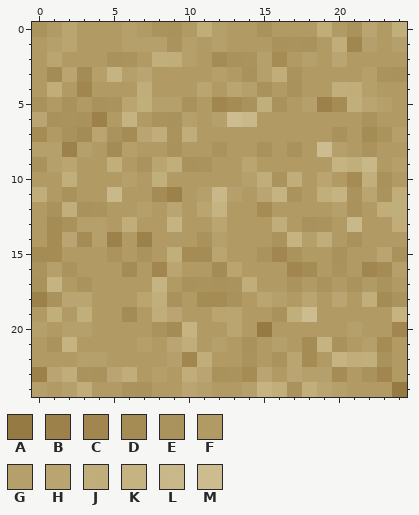
Pixel-art sprite, stored at res/sand.png. Above: the version before the commit.
The file is 50x50 pixels, drawn in blocks of 2x2; one block is one cell here. Colours within 5 levels of each other are drawn and written as one.
Palette (. is transparent): A #997c43f7  B #9f834af7  C #a4894ff7  D #a88e55f7  E #ad955cf7  F #b59d65f7  G #b9a26bf7  H #bea772f7  J #c4b17cf7  K #c9b784f7  L #cdbc8bf7  M #d2c091f7
New version:
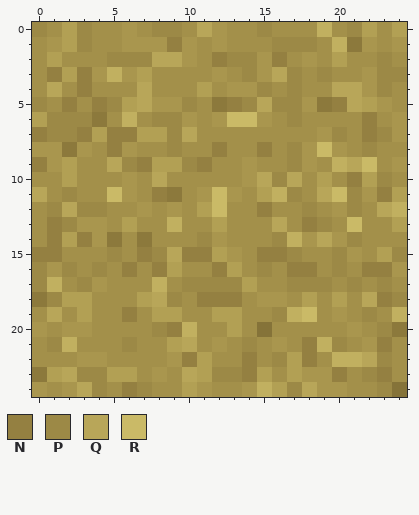
Colours new in this view: N #948041  P #9c8946  Q #b8a659  R #caba67
Changes in this commit:
@@ palette @@
-A #997c43f7
+A #857339
-B #9f834af7
+B #8c793c
-F #b59d65f7
+F #a3904a
-G #b9a26bf7
+G #a9964e
-H #bea772f7
+H #b2a054
-K #c9b784f7
+K #c1b060
@@ x 0..24 @@
- 0 EFHFFFGFEEFJGFFEFFFJFEHFJ
- 1 FGHFFFGGGEGFGFFFEEEFJCGFG
- 2 FHFFFEEFJJGFDEEGDFGFHFFFF
- 3 FDHDGKGHFFFFGFEGJEFFFFGEE
- 4 FJFCFFFJFFFHFHGEFEFFJJGFF
- 5 EFEFEEHJGGEFCDEJEFGBDJHGF
- 6 HEEEBFKFEEGFGMLFFFFFFFEFF
- 7 DFEDHEDHJEJFFFFFFFFFEFDEG
- 8 GGBGFDGFFEFFEFFEFEFMGFEFF
- 9 EGHFFJFEHJEEFFHFFFFFKJLFG
-10 FFJFFFGFJFFFFFGJEJFHFDJEF
-11 JFEFFLFFDBFGLGFHKEFJKEHEJ
-12 FEJEEFFGFHFHKFFDFFFFGEFJJ
-13 FDEGGFJFFKFFHFFFJFEEFLFFJ
-14 FDHDGBFBFFFEGFFFEKGJFEFFF
-15 DDFFFEFEFJDDHFFECEFFEFFHE
-16 EGEFFFDFCHFFDHFFFCDFEFCDG
-17 EKFEFFFFKFEEEEJFFEFEFEFEF
-18 BEHHFFFHJEFDDEFHGFHFHFJDE
-19 FJFJFFDFJHFFHHFFEJMFFFFFK
-20 GFGGFFFFEDKFFHFAFFFFFGFFC
-21 FEKFFFFGFHJFGFEFGFDKEFGDF
-22 FFFGGFFFFGCJFFEFEHDFKJJEF
-23 BHJEEHJFGFJHEEDHFHGGDFECF
-24 GFGJFFEEFFHGFFGKJEJHGFFFA
+ 0 PFHPFFGFPPFQGFFPFFFKFPHFH
+ 1 FGHPFFGGGNGFGFFFPPPFKBGFG
+ 2 FHFFFPPPQQGFNPPGNFGFHFFPF
+ 3 FNHNGKGHFFFFGFPGQPFPFFGPP
+ 4 FQFNFFFQFFFHFGGPFPFFQQGPF
+ 5 PFNFNPHQGGPFBNPQPPGBNQHGF
+ 6 HPPPBFKFPPGFGRRGFPFFFFNFG
+ 7 NPPNHNNHHPQFFFFFFFFGPFNPG
+ 8 GGBGFNGFFPFFNFFNFPGRGFPFF
+ 9 NGHFFQPNHHPNFFGFFPGFKQRFG
+10 FFHFFFGFQFFFFFGQPQFHFNHPF
+11 QFPFFRGFNBFGRGFHKPFQRPGNH
+12 FPQPPFFGFGFHRFFNFFPFGPFQK
+13 FNPGGFHFFKFFHFFFQFNPFRFFH
+14 FNHNGBFBFFFPGFFFPKGQGPFFF
+15 NNFFFPFNPQNNHGFNNPFFPGFHP
+16 PGPFPFNFNHFFNHFPFNNFPFNNG
+17 PKFPGFFFKFPPPPHFFPPPFPFPF
+18 BPHHFFFHQPFNNNFGGFHFHFQNP
+19 FQFHFFNFHHFFHHFFPKRFGFPFK
+20 GFGGFFFFPNKFFHFAFFFFFGFPB
+21 FPKFFFPFFHQFGFPFGFNKPFGNF
+22 FFFGGFFFFGNHFFNFPHNFKKQPF
+23 BHQPPHHFGFQHPPNHFHGGNFPNF
+24 GFGQPFNPFFHGFFGKHPQGGFFPA
Changed places in both pictures, as pixel boxes (x1, y1, x2, y2):
changed: (32, 22, 407, 397)
